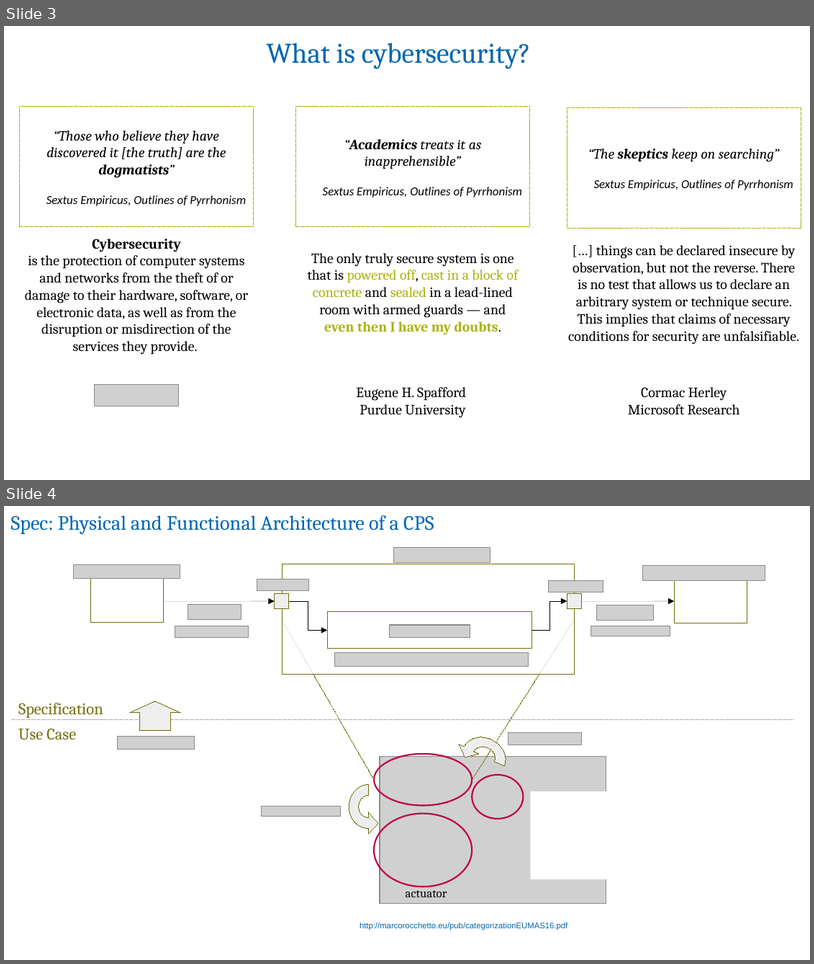
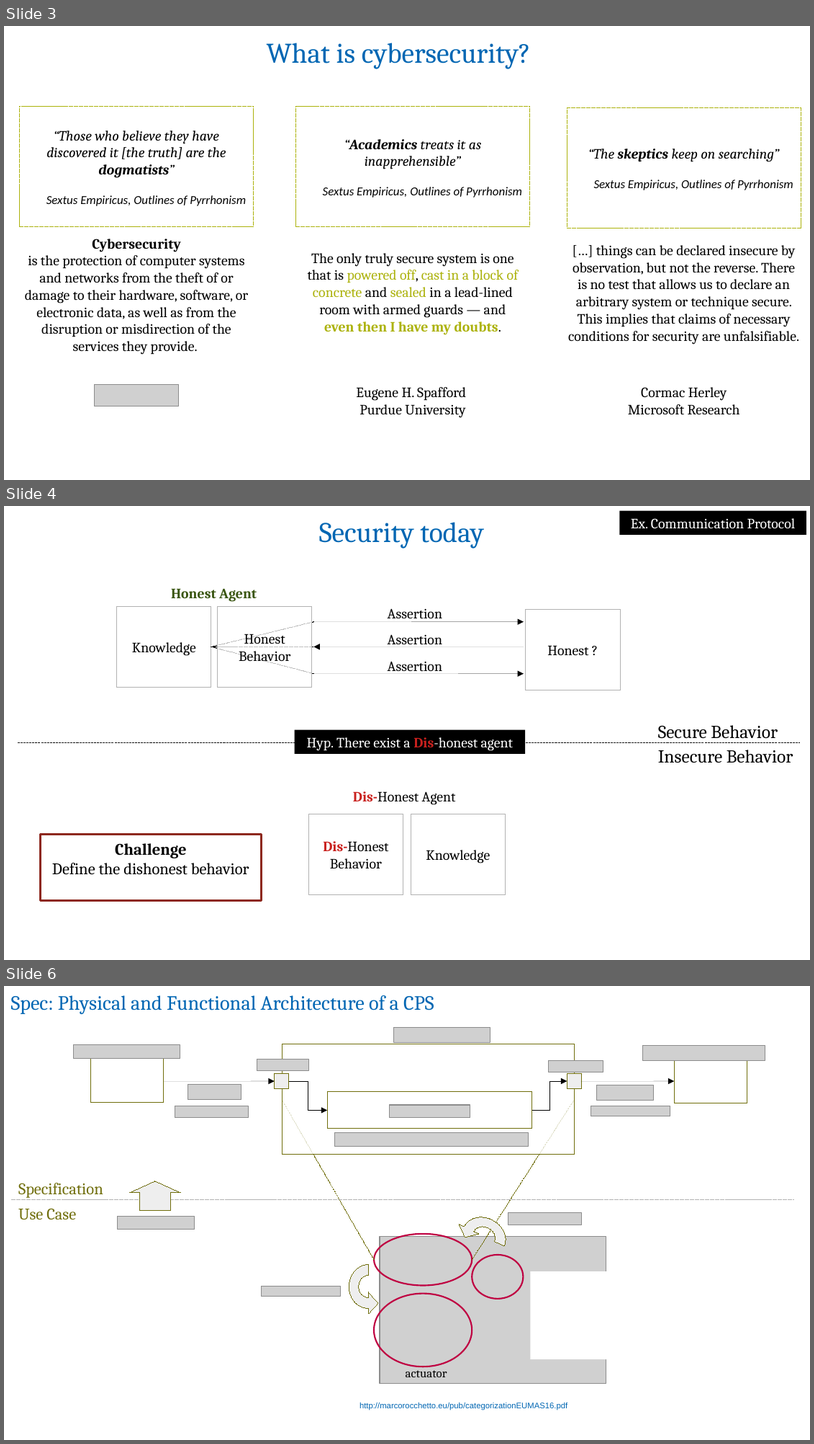
Before and after one commit to v-research/cybersecurity, a slide deck: images/v-research_tool-abf.odp. Shown one above the other, each under a label of ours: slides 3 and 4 before the commit, slides 3, 4 and 6 after it; the slides between them are not shown. The pictures are 814x964 and 814x1444 pixels, drawn with LibreOffice and Linux fonts; fonts in the diff are those of the drawing; grey boxes stand for pictures. Boxes give left, top, right and bottom in pixels: in the first picture for what was removed or moved away, otherwise in the second. Text is boxed around its words. In the diff, an @@ line names an element or a change of style, - is before the commit and + after.

```diff
--- a/images/v-research_tool-abf.odp
+++ b/images/v-research_tool-abf.odp
@@ slide 4 added at (4, 506, 810, 960), background #FFFFFF @@
@@ text added at (319, 522, 484, 548), 28 pt, text #0066B3 @@
+Security today
@@ rectangle added at (620, 511, 808, 536), fill #000000, 14 pt, text #FFFFFF @@
+Ex. Communication Protocol
@@ text added at (171, 588, 257, 602), 14 pt, text #395511, bold @@
+Honest Agent
@@ rectangle added at (117, 606, 211, 687), outline #B2B2B2 0 pt, 14 pt, text #000000 @@
+Knowledge
@@ rectangle added at (218, 606, 312, 687), fill #FFFFFF at 75% opacity, outline #B2B2B2 0 pt, 14 pt, text #000000 @@
+Honest
+Behavior
@@ text added at (388, 608, 442, 622), 14 pt, text #000000 @@
+Assertion
@@ rectangle added at (526, 609, 620, 690), outline #B2B2B2 0 pt, 14 pt, text #000000 @@
+Honest ?
@@ line added from (211, 646) to (314, 622), #000000 0 pt @@
@@ arrow added from (314, 622) to (525, 622), #000000 0 pt @@
@@ text added at (388, 634, 442, 645), 14 pt, text #000000 @@
+Assertion
@@ line added from (211, 646) to (314, 646), #000000 0 pt @@
@@ line added from (211, 646) to (314, 674), #000000 0 pt @@
@@ arrow added from (525, 646) to (314, 646), #000000 0 pt @@
@@ arrow added from (314, 674) to (525, 674), #000000 0 pt @@
@@ text added at (388, 661, 442, 672), 14 pt, text #000000 @@
+Assertion
@@ line added from (18, 742) to (800, 742), #000000 0 pt @@
@@ rectangle added at (294, 730, 525, 754), fill #000000, 14 pt, text #FFFFFF @@
+Hyp. There exist a Dis-honest agent
@@ text added at (658, 725, 778, 738), 18 pt, text #000000 @@
+Secure Behavior
@@ text added at (658, 749, 794, 762), 18 pt, text #000000 @@
+Insecure Behavior
@@ text added at (353, 791, 456, 805), 14 pt, text #000000 @@
+Dis-Honest Agent
@@ rectangle added at (309, 814, 404, 895), fill #FFFFFF at 75% opacity, outline #B2B2B2 0 pt, 14 pt, text #000000 @@
+Dis-Honest
+Behavior
@@ rectangle added at (411, 814, 505, 895), outline #B2B2B2 0 pt, 14 pt, text #000000 @@
+Knowledge
@@ rectangle added at (41, 834, 262, 901), outline #8D281E 2.3 pt, 16 pt, text #000000 @@
+Challenge
+Define the dishonest behavior
@@ what was slide 4 is now slide 6 @@
```
Also in this commit, not shown: 25 slides changed, 11 other slides added, 15 slides removed.
